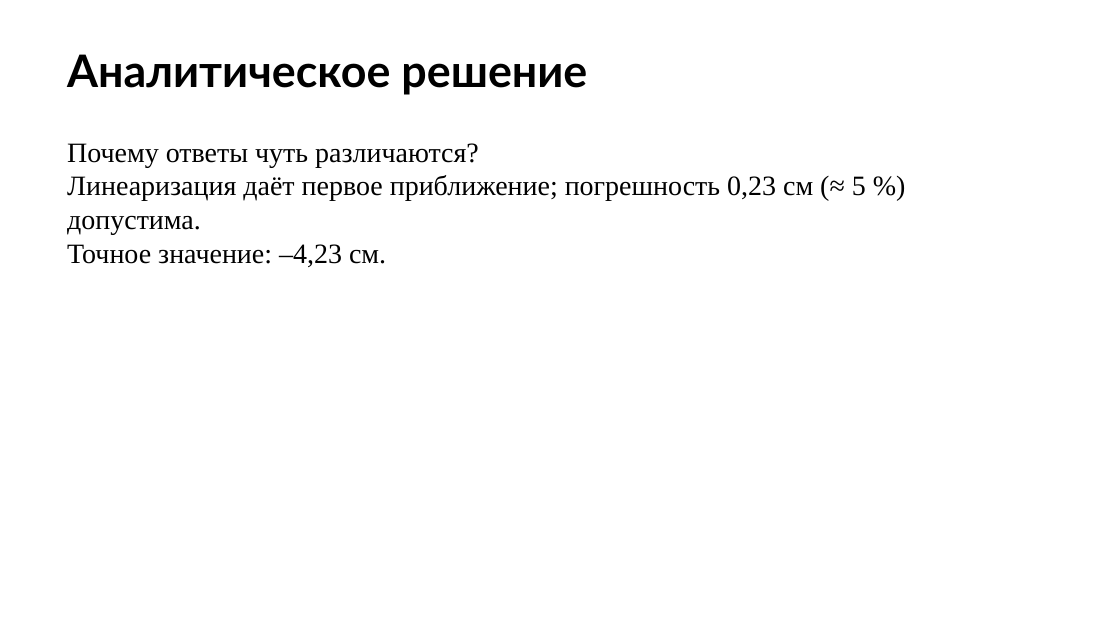
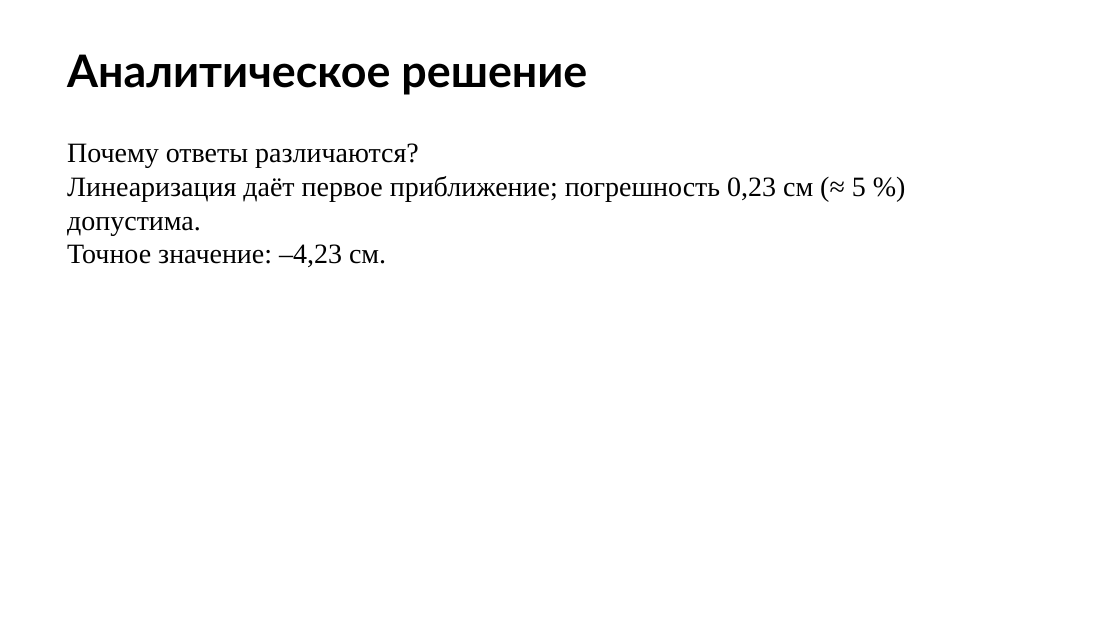
Before and after one commit to Miwm64/itmo_cse, a slide deck: slide 45 of math_analysis/матан_проект_в4.pptx (slide 37 before the commit). Drawn at 1120x630 pixels with LibreOffice and Linux fonts; fonts in the diff are those of the drawing; background and template pictures are left out. Boxes give left, top, right and bottom in pixels: in the first picture for what was removed or moved away, otherwise in the second. Text is boxed around its words. In the diff, an @@ line names an element or a change of style, - is before the commit and + after.

```diff
--- a/math_analysis/матан_проект_в4.pptx
+++ b/math_analysis/матан_проект_в4.pptx
@@ text at <box>67,143,866,267</box>: text changed @@
-Почему ответы чуть различаются?
-Линеаризация даёт первое приближение; погрешность 0,23 см (≈ 5 %) допустима.
-Точное значение: –4,23 см.
+Почему ответы различаются?
+Линеаризация даёт первое приближение; погрешность 0,23 см (≈ 5 %) допустима.
+Точное значение: –4,23 см.
```
Also in this commit, not shown: 7 other slides changed, 13 slides added, 7 slides removed, 1 other file.
